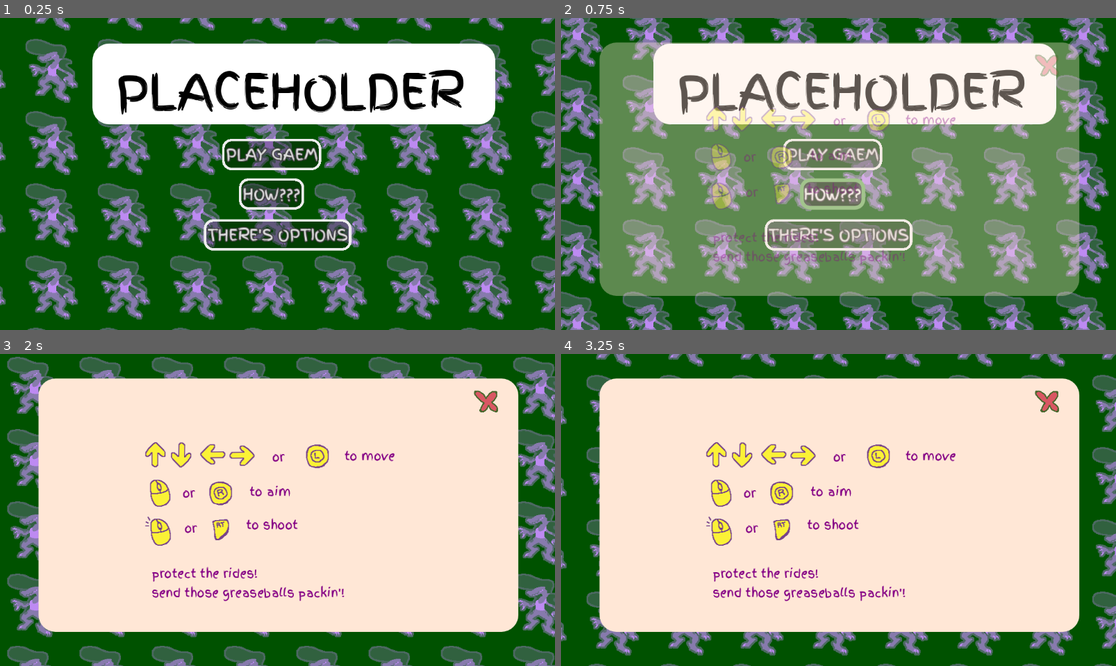
Above: before the commit, frames 1-4 (two rows, left to right).
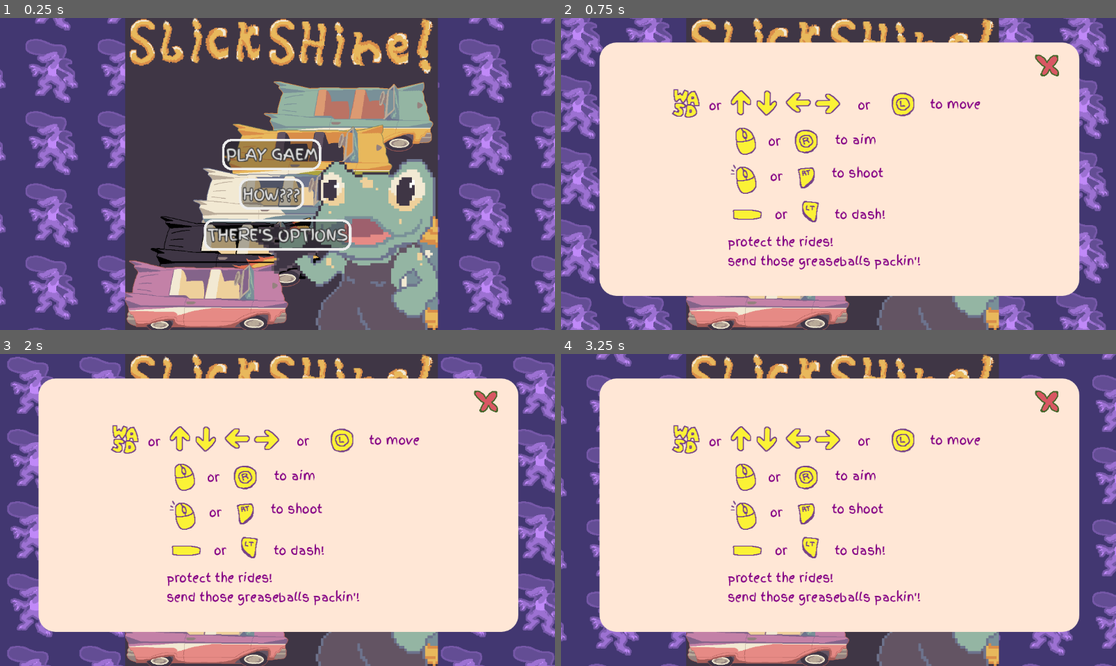
Above: after the commit, the same moments.

Repository: klynicol/crimson_year
Game: Godot game, scene res://scenes/game.tscn
Two runs of this game, one before a commit and one after it. Both use one fixed random seed, a clock stepped at 60 frames per second and the inputs below.
Inputs:
- Up to frame 1 (0.25 s): no input
- Up to frame 2 (0.75 s): click "HOW???" at 0.5 s
- Up to frame 3 (2 s): click "THERE'S OPTIONS" at 1.25 s
- Up to frame 4 (3.25 s): click "PLAY GAEM" at 2 s; click "PLAY GAEM" at 2.75 s

The runs differ from the first frame. In frame 1, 96% of the frame differs, in the area x 0-100%, y 0-100%; in frame 2, 98%; in frame 3, 36%; in frame 4, 37%.

Commit message:
improved menu, dash mapping, instructions

Diff:
--- a/project.godot
+++ b/project.godot
@@ -46,6 +46,7 @@
 "events": [Object(InputEventKey,"resource_local_to_scene":false,"resource_name":"","device":-1,"window_id":0,"alt_press …(192 unchanged characters)…
 , Object(InputEventJoypadButton,"resource_local_to_scene":false,"resource_name":"","device":-1,"button_index":11,"pressure":0.0,"pressed":true,"script":null)
 , Object(InputEventJoypadMotion,"resource_local_to_scene":false,"resource_name":"","device":-1,"axis":1,"axis_value":-1.0,"script":null)
+, Object(InputEventKey,"resource_local_to_scene":false,"resource_name":"","device":-1,"window_id":0,"alt_pressed":false,"shift_pressed":false,"ctrl_pressed":false,"meta_pressed":false,"pressed":false,"keycode":0,"physical_keycode":4194320,"key_label":0,"unicode":0,"location":0,"echo":false,"script":null)
 ]
 }
 down={
@@ -53,6 +54,7 @@
 "events": [Object(InputEventKey,"resource_local_to_scene":false,"resource_name":"","device":-1,"window_id":0,"alt_press …(192 unchanged characters)…
 , Object(InputEventJoypadButton,"resource_local_to_scene":false,"resource_name":"","device":-1,"button_index":12,"pressure":0.0,"pressed":true,"script":null)
 , Object(InputEventJoypadMotion,"resource_local_to_scene":false,"resource_name":"","device":-1,"axis":1,"axis_value":1.0,"script":null)
+, Object(InputEventKey,"resource_local_to_scene":false,"resource_name":"","device":-1,"window_id":0,"alt_pressed":false,"shift_pressed":false,"ctrl_pressed":false,"meta_pressed":false,"pressed":false,"keycode":0,"physical_keycode":4194322,"key_label":0,"unicode":0,"location":0,"echo":false,"script":null)
 ]
 }
 left={
@@ -60,6 +62,7 @@
 "events": [Object(InputEventKey,"resource_local_to_scene":false,"resource_name":"","device":-1,"window_id":0,"alt_press …(191 unchanged characters)…
 , Object(InputEventJoypadButton,"resource_local_to_scene":false,"resource_name":"","device":-1,"button_index":13,"pressure":0.0,"pressed":true,"script":null)
 , Object(InputEventJoypadMotion,"resource_local_to_scene":false,"resource_name":"","device":-1,"axis":0,"axis_value":-1.0,"script":null)
+, Object(InputEventKey,"resource_local_to_scene":false,"resource_name":"","device":-1,"window_id":0,"alt_pressed":false,"shift_pressed":false,"ctrl_pressed":false,"meta_pressed":false,"pressed":false,"keycode":0,"physical_keycode":4194319,"key_label":0,"unicode":0,"location":0,"echo":false,"script":null)
 ]
 }
 right={
@@ -67,11 +70,13 @@
 "events": [Object(InputEventKey,"resource_local_to_scene":false,"resource_name":"","device":-1,"window_id":0,"alt_press …(192 unchanged characters)…
 , Object(InputEventJoypadButton,"resource_local_to_scene":false,"resource_name":"","device":-1,"button_index":14,"pressure":0.0,"pressed":true,"script":null)
 , Object(InputEventJoypadMotion,"resource_local_to_scene":false,"resource_name":"","device":-1,"axis":0,"axis_value":1.0,"script":null)
+, Object(InputEventKey,"resource_local_to_scene":false,"resource_name":"","device":-1,"window_id":0,"alt_pressed":false,"shift_pressed":false,"ctrl_pressed":false,"meta_pressed":false,"pressed":false,"keycode":0,"physical_keycode":4194321,"key_label":0,"unicode":0,"location":0,"echo":false,"script":null)
 ]
 }
 dash={
 "deadzone": 0.2,
 "events": [Object(InputEventKey,"resource_local_to_scene":false,"resource_name":"","device":-1,"window_id":0,"alt_press …(191 unchanged characters)…
+, Object(InputEventJoypadMotion,"resource_local_to_scene":false,"resource_name":"","device":-1,"axis":4,"axis_value":1.0,"script":null)
 ]
 }
 attack={
--- a/scenes/instructions_popup.tscn
+++ b/scenes/instructions_popup.tscn
@@ -7,8 +7,11 @@
 [ext_resource type="Texture2D" uid="uid://byqsgap6gbp61" path="res://assets/menu_gui/Lstick.png" id="3_5g3gx"]
 [ext_resource type="Texture2D" uid="uid://c36j2l1whs5t3" path="res://assets/menu_gui/mouse.png" id="4_it3xj"]
 [ext_resource type="Texture2D" uid="uid://65k2x02m8jj" path="res://assets/menu_gui/Rstick.png" id="5_1sh2w"]
+[ext_resource type="Texture2D" uid="uid://4vntfk33vdn6" path="res://assets/menu_gui/wasd.png" id="5_vxsf7"]
 [ext_resource type="Texture2D" uid="uid://bdpxav0lvsy8f" path="res://assets/menu_gui/mouseclick.png" id="6_vxsf7"]
 [ext_resource type="Texture2D" uid="uid://xkamybja1neq" path="res://assets/menu_gui/RT.png" id="7_ljw6u"]
+[ext_resource type="Texture2D" uid="uid://b2s7exmnxl8kl" path="res://assets/menu_gui/space.png" id="10_ljw6u"]
+[ext_resource type="Texture2D" uid="uid://dnwhu4epyqdax" path="res://assets/menu_gui/LT.png" id="11_vs7r5"]
 
 [sub_resource type="StyleBoxFlat" id="StyleBoxFlat_81l6r"]
 content_margin_left = 48.0
@@ -37,9 +40,8 @@
 anti_aliasing_size = 0.01
 
 [node name="InstructionsPopup" type="RichTextLabel" unique_id=2111605867]
-modulate = Color(1, 1, 1, 0)
 z_index = -1
-anchors_preset = -1
+anchors_preset = 8
 anchor_left = 0.5
 anchor_top = 0.5
 anchor_right = 0.5
@@ -79,10 +81,27 @@
 anchor_top = 0.31500003
 anchor_right = 0.51600003
 anchor_bottom = 0.31500003
-offset_left = -28.936035
-offset_top = -20.690033
-offset_right = 28.063965
-offset_bottom = 20.309982
+offset_left = 22.063965
+offset_top = -53.690018
+offset_right = 79.063965
+offset_bottom = -12.690002
+grow_horizontal = 2
+grow_vertical = 2
+theme_override_colors/font_color = Color(0.5254902, 0.019607844, 0.5254902, 1)
+theme_override_fonts/font = ExtResource("1_5g3gx")
+text = "or"
+
+[node name="Label8" type="Label" parent="." unique_id=1096809147]
+layout_mode = 1
+anchors_preset = -1
+anchor_left = 0.192
+anchor_top = 0.31500003
+anchor_right = 0.192
+anchor_bottom = 0.31500003
+offset_left = 35.768005
+offset_top = -52.690002
+offset_right = 92.768005
+offset_bottom = -11.689987
 grow_horizontal = 2
 grow_vertical = 2
 theme_override_colors/font_color = Color(0.5254902, 0.019607844, 0.5254902, 1)
@@ -96,10 +115,10 @@
 anchor_top = 0.45700002
 anchor_right = 0.32900003
 anchor_bottom = 0.45700002
-offset_left = -28.684021
-offset_top = -20.382019
-offset_right = 28.315979
-offset_bottom = 20.617996
+offset_left = 22.315979
+offset_top = -53.382004
+offset_right = 79.31598
+offset_bottom = -12.381989
 grow_horizontal = 2
 grow_vertical = 2
 theme_override_colors/font_color = Color(0.5254902, 0.019607844, 0.5254902, 1)
@@ -113,10 +132,27 @@
 anchor_top = 0.596
 anchor_right = 0.333
 anchor_bottom = 0.596
-offset_left = -28.668
-offset_top = -20.496002
-offset_right = 28.332
-offset_bottom = 20.503998
+offset_left = 22.332
+offset_top = -53.496002
+offset_right = 79.332
+offset_bottom = -12.496002
+grow_horizontal = 2
+grow_vertical = 2
+theme_override_colors/font_color = Color(0.5254902, 0.019607844, 0.5254902, 1)
+theme_override_fonts/font = ExtResource("1_5g3gx")
+text = "or"
+
+[node name="Label9" type="Label" parent="." unique_id=520514107]
+layout_mode = 1
+anchors_preset = -1
+anchor_left = 0.333
+anchor_top = 0.74600005
+anchor_right = 0.333
+anchor_bottom = 0.74600005
+offset_left = 32.332
+offset_top = -53.396027
+offset_right = 89.332
+offset_bottom = -12.396027
 grow_horizontal = 2
 grow_vertical = 2
 theme_override_colors/font_color = Color(0.5254902, 0.019607844, 0.5254902, 1)
@@ -130,10 +166,10 @@
 anchor_top = 0.45200002
 anchor_right = 0.48200002
 anchor_bottom = 0.45200002
-offset_left = -42.07202
-offset_top = -20.75203
-offset_right = 42.92798
-offset_bottom = 20.247986
+offset_left = 8.9279785
+offset_top = -53.752014
+offset_right = 93.92798
+offset_bottom = -12.751999
 grow_horizontal = 2
 grow_vertical = 2
 theme_override_colors/font_color = Color(0.5254902, 0.019607844, 0.5254902, 1)
@@ -147,10 +183,10 @@
 anchor_top = 0.31100002
 anchor_right = 0.69000006
 anchor_bottom = 0.31100002
-offset_left = -52.24005
-offset_top = -20.58603
-offset_right = 51.75995
-offset_bottom = 20.413986
+offset_left = -1.2400513
+offset_top = -53.586014
+offset_right = 102.75995
+offset_bottom = -12.585999
 grow_horizontal = 2
 grow_vertical = 2
 theme_override_colors/font_color = Color(0.5254902, 0.019607844, 0.5254902, 1)
@@ -164,10 +200,10 @@
 anchor_top = 0.813
 anchor_right = 0.437
 anchor_bottom = 0.813
-offset_left = -200.25201
-offset_top = -40.638
-offset_right = 199.74799
-offset_bottom = 40.362
+offset_left = -169.25201
+offset_top = -31.638
+offset_right = 230.74799
+offset_bottom = 49.362
 grow_horizontal = 2
 grow_vertical = 2
 theme_override_colors/font_color = Color(0.5254902, 0.019607844, 0.5254902, 1)
@@ -182,15 +218,32 @@
 anchor_top = 0.583
 anchor_right = 0.48700002
 anchor_bottom = 0.583
-offset_left = -54.052032
-offset_top = -20.65799
-offset_right = 53.947968
-offset_bottom = 20.34201
+offset_left = -3.0520325
+offset_top = -53.657974
+offset_right = 104.94797
+offset_bottom = -12.6579895
 grow_horizontal = 2
 grow_vertical = 2
 theme_override_colors/font_color = Color(0.5254902, 0.019607844, 0.5254902, 1)
 theme_override_fonts/font = ExtResource("1_5g3gx")
 text = "to shoot"
+
+[node name="Label10" type="Label" parent="." unique_id=1896067993]
+layout_mode = 1
+anchors_preset = -1
+anchor_left = 0.48700002
+anchor_top = 0.74600005
+anchor_right = 0.48700002
+anchor_bottom = 0.74600005
+offset_left = 2.9479675
+offset_top = -53.396027
+offset_right = 110.94797
+offset_bottom = -12.396027
+grow_horizontal = 2
+grow_vertical = 2
+theme_override_colors/font_color = Color(0.5254902, 0.019607844, 0.5254902, 1)
+theme_override_fonts/font = ExtResource("1_5g3gx")
+text = "to dash!"
 
 [node name="ArrowUp" type="TextureRect" parent="." unique_id=1479482883]
 layout_mode = 1
@@ -199,13 +252,30 @@
 anchor_top = 0.307
 anchor_right = 0.24200001
 anchor_bottom = 0.307
-offset_left = -33.032013
-offset_top = -34.18393
-offset_right = 33.967987
-offset_bottom = 33.816086
+offset_left = 17.967987
+offset_top = -67.183914
+offset_right = 84.96799
+offset_bottom = 0.8161011
 grow_horizontal = 2
 grow_vertical = 2
 texture = ExtResource("2_8s6nl")
+expand_mode = 1
+stretch_mode = 3
+
+[node name="WASD" type="TextureRect" parent="." unique_id=452782514]
+layout_mode = 1
+anchors_preset = -1
+anchor_left = 0.123
+anchor_top = 0.307
+anchor_right = 0.123
+anchor_bottom = 0.307
+offset_left = 24.491997
+offset_top = -71.481995
+offset_right = 91.492
+offset_bottom = -3.4819794
+grow_horizontal = 2
+grow_vertical = 2
+texture = ExtResource("5_vxsf7")
 expand_mode = 1
 stretch_mode = 3
 
@@ -216,10 +286,10 @@
 anchor_top = 0.296
 anchor_right = 0.298
 anchor_bottom = 0.296
-offset_left = 33.191986
-offset_top = 34.60208
-offset_right = 100.191986
-offset_bottom = 102.6021
+offset_left = 84.191986
+offset_top = 1.6020966
+offset_right = 151.19199
+offset_bottom = 69.60211
 grow_horizontal = 2
 grow_vertical = 2
 rotation = 3.1611626
@@ -234,10 +304,10 @@
 anchor_top = 0.30100003
 anchor_right = 0.36600003
 anchor_bottom = 0.30100003
-offset_left = -33.53604
-offset_top = 33.97206
-offset_right = 33.46396
-offset_bottom = 101.97208
+offset_left = 17.463959
+offset_top = 0.9720764
+offset_right = 84.46396
+offset_bottom = 68.97209
 grow_horizontal = 2
 grow_vertical = 2
 rotation = 4.701346
@@ -252,10 +322,10 @@
 anchor_top = 0.303
 anchor_right = 0.42100003
 anchor_bottom = 0.303
-offset_left = 33.68396
-offset_top = -34.079926
-offset_right = 100.68396
-offset_bottom = 33.92009
+offset_left = 84.68396
+offset_top = -67.07991
+offset_right = 151.68396
+offset_bottom = 0.920105
 grow_horizontal = 2
 grow_vertical = 2
 rotation = 7.8416624
@@ -270,10 +340,10 @@
 anchor_top = 0.312
 anchor_right = 0.58000004
 anchor_bottom = 0.312
-offset_left = -33.680054
-offset_top = -34.112
-offset_right = 33.319946
-offset_bottom = 33.888
+offset_left = 17.319946
+offset_top = -67.111984
+offset_right = 84.31995
+offset_bottom = 0.88801575
 grow_horizontal = 2
 grow_vertical = 2
 rotation = 6.2872133
@@ -288,10 +358,10 @@
 anchor_top = 0.44900003
 anchor_right = 0.24900001
 anchor_bottom = 0.44900003
-offset_left = -33.004013
-offset_top = -34.17401
-offset_right = 33.995987
-offset_bottom = 33.82599
+offset_left = 17.995987
+offset_top = -67.173996
+offset_right = 84.99599
+offset_bottom = 0.826004
 grow_horizontal = 2
 grow_vertical = 2
 texture = ExtResource("4_it3xj")
@@ -305,10 +375,10 @@
 anchor_top = 0.45800003
 anchor_right = 0.37800002
 anchor_bottom = 0.45800003
-offset_left = -33.488007
-offset_top = -33.90802
-offset_right = 33.511993
-offset_bottom = 34.09198
+offset_left = 17.511993
+offset_top = -66.908005
+offset_right = 84.51199
+offset_bottom = 1.0919952
 grow_horizontal = 2
 grow_vertical = 2
 texture = ExtResource("5_1sh2w")
@@ -322,13 +392,47 @@
 anchor_top = 0.60300004
 anchor_right = 0.25100002
 anchor_bottom = 0.60300004
-offset_left = -33.996017
-offset_top = -34.17801
-offset_right = 33.003983
-offset_bottom = 33.82199
+offset_left = 17.003983
+offset_top = -67.17799
+offset_right = 84.00398
+offset_bottom = 0.82199097
 grow_horizontal = 2
 grow_vertical = 2
 texture = ExtResource("6_vxsf7")
+expand_mode = 1
+stretch_mode = 3
+
+[node name="Space" type="TextureRect" parent="." unique_id=559455224]
+layout_mode = 1
+anchors_preset = -1
+anchor_left = 0.25100002
+anchor_top = 0.74100006
+anchor_right = 0.25100002
+anchor_bottom = 0.74100006
+offset_left = 23.003983
+offset_top = -66.76602
+offset_right = 90.00398
+offset_bottom = 1.2339783
+grow_horizontal = 2
+grow_vertical = 2
+texture = ExtResource("10_ljw6u")
+expand_mode = 1
+stretch_mode = 3
+
+[node name="LT" type="TextureRect" parent="." unique_id=1229833485]
+layout_mode = 1
+anchors_preset = -1
+anchor_left = 0.39900002
+anchor_top = 0.74100006
+anchor_right = 0.39900002
+anchor_bottom = 0.74100006
+offset_left = 9.595978
+offset_top = -72.76602
+offset_right = 76.59598
+offset_bottom = -4.7660217
+grow_horizontal = 2
+grow_vertical = 2
+texture = ExtResource("11_vs7r5")
 expand_mode = 1
 stretch_mode = 3
 
@@ -339,10 +443,10 @@
 anchor_top = 0.597
 anchor_right = 0.377
 anchor_bottom = 0.597
-offset_left = -33.492004
-offset_top = -34.022003
-offset_right = 33.507996
-offset_bottom = 33.977997
+offset_left = 17.507996
+offset_top = -67.02199
+offset_right = 84.507996
+offset_bottom = 0.9779968
 grow_horizontal = 2
 grow_vertical = 2
 texture = ExtResource("7_ljw6u")
--- a/scenes/menu.tscn
+++ b/scenes/menu.tscn
@@ -4,12 +4,13 @@
 [ext_resource type="Script" uid="uid://bqllq5gpx87yh" path="res://scripts/menu.gd" id="2_4ytvr"]
 [ext_resource type="Shader" uid="uid://d4ahrrh7pekph" path="res://shaders/sliding_background.gdshader" id="2_mhnvy"]
 [ext_resource type="Texture2D" uid="uid://djc1xfk35nder" path="res://assets/sprites/lizard/Greaser_Lizard_lrg_vint.png" id="3_4ytvr"]
+[ext_resource type="Texture2D" uid="uid://d0xwgasy0deb2" path="res://assets/menu_gui/poster.png" id="5_4ytvr"]
 
 [sub_resource type="ShaderMaterial" id="ShaderMaterial_g3eks"]
 shader = ExtResource("2_mhnvy")
 shader_parameter/pattern_sampler = ExtResource("3_4ytvr")
 shader_parameter/bg_color = Color(0.78039217, 0.5529412, 1, 1)
-shader_parameter/pattern_color = Color(0, 0.32249647, 0, 1)
+shader_parameter/pattern_color = Color(0.2589684, 0.2170777, 0.44431737, 1)
 shader_parameter/pattern_size = 150.0
 
 [node name="Menu" type="Control" unique_id=2024535620]
@@ -34,6 +35,7 @@
 grow_vertical = 2
 
 [node name="TitleCard" type="RichTextLabel" parent="." unique_id=1329092805]
+visible = false
 z_index = 1
 layout_mode = 1
 anchors_preset = -1
@@ -50,55 +52,70 @@
 theme_override_font_sizes/normal_font_size = 100
 text = "PLACEHOLDER"
 
-[node name="PlayBtn" type="Button" parent="." unique_id=614155195]
+[node name="TextureRect" type="TextureRect" parent="." unique_id=1139981814]
+z_index = 1
+layout_mode = 1
+anchors_preset = -1
+anchor_left = 0.5
+anchor_top = 0.5
+anchor_right = 0.5
+anchor_bottom = 0.5
+offset_left = -316.0
+offset_top = -325.0
+offset_right = 333.0
+offset_bottom = 324.0
+texture = ExtResource("5_4ytvr")
+expand_mode = 1
+
+[node name="PlayBtn" type="Button" parent="TextureRect" unique_id=614155195]
 unique_name_in_owner = true
-z_index = 1
+z_index = 2
 layout_mode = 1
 anchors_preset = 8
 anchor_left = 0.5
 anchor_top = 0.5
 anchor_right = 0.5
 anchor_bottom = 0.5
-offset_left = -114.99997
-offset_top = -73.0
-offset_right = 40.0
-offset_bottom = -24.0
+offset_left = -123.5
+offset_top = -72.5
+offset_right = 31.5
+offset_bottom = -23.5
 grow_horizontal = 2
 grow_vertical = 2
 scale = Vector2(1.3278985, 1.3278985)
 text = "PLAY GAEM"
 
-[node name="InstructionsBtn" type="Button" parent="." unique_id=1703166879]
+[node name="InstructionsBtn" type="Button" parent="TextureRect" unique_id=1703166879]
 unique_name_in_owner = true
-z_index = 1
+z_index = 2
 layout_mode = 1
 anchors_preset = 8
 anchor_left = 0.5
 anchor_top = 0.5
 anchor_right = 0.5
 anchor_bottom = 0.5
-offset_left = -79.99997
-offset_top = 9.0
-offset_right = 22.0
-offset_bottom = 58.0
+offset_left = -88.5
+offset_top = 9.5
+offset_right = 13.5
+offset_bottom = 58.5
 grow_horizontal = 2
 grow_vertical = 2
 scale = Vector2(1.3278985, 1.3278985)
 text = "HOW???"
 
-[node name="OptionsBtn" type="Button" parent="." unique_id=1452557018]
+[node name="OptionsBtn" type="Button" parent="TextureRect" unique_id=1452557018]
 unique_name_in_owner = true
-z_index = 1
+z_index = 2
 layout_mode = 1
 anchors_preset = 8
 anchor_left = 0.5
 anchor_top = 0.5
 anchor_right = 0.5
 anchor_bottom = 0.5
-offset_left = -153.0
-offset_top = 94.00003
-offset_right = 78.0
-offset_bottom = 143.00003
+offset_left = -161.5
+offset_top = 94.50003
+offset_right = 69.5
+offset_bottom = 143.50003
 grow_horizontal = 2
 grow_vertical = 2
 scale = Vector2(1.3278985, 1.3278985)
--- a/scripts/menu.gd
+++ b/scripts/menu.gd
@@ -21,7 +21,7 @@
 	var instructions_popup: PackedScene = INSTRUCTIONS_POPUP
 	var instructions_instance:= instructions_popup.instantiate()
 	add_child(instructions_instance)
-	instructions_instance.z_index = 1
+	instructions_instance.z_index = 4
 	tween.tween_property(instructions_instance, "modulate", Color.hex(0xffffffff), 0.5)
 	get_node("InstructionsPopup/XButtonInstructions").pressed.connect(func() -> void:
 		get_node("InstructionsPopup").queue_free()
@@ -32,7 +32,7 @@
 	var options_popup: PackedScene = OPTIONS_POPUP
 	var options_instance:= options_popup.instantiate()
 	add_child(options_instance)
-	options_instance.z_index = 1
+	options_instance.z_index = 4
 	tween.tween_property(options_instance, "modulate", Color.hex(0xffffffff), 0.5)
 	# this signal tells game.gd when options_popup exists, so it can connect options_popup.gd's control_method_changed
 	# signal programmatically
Binary file added: assets/menu_gui/LT.png
Not shown, added: assets/menu_gui/LT.png.import
Binary file added: assets/menu_gui/poster.png
Not shown, added: assets/menu_gui/poster.png.import
Binary file added: assets/menu_gui/space.png
Not shown, added: assets/menu_gui/space.png.import
Binary file added: assets/menu_gui/wasd.png
Not shown, added: assets/menu_gui/wasd.png.import
